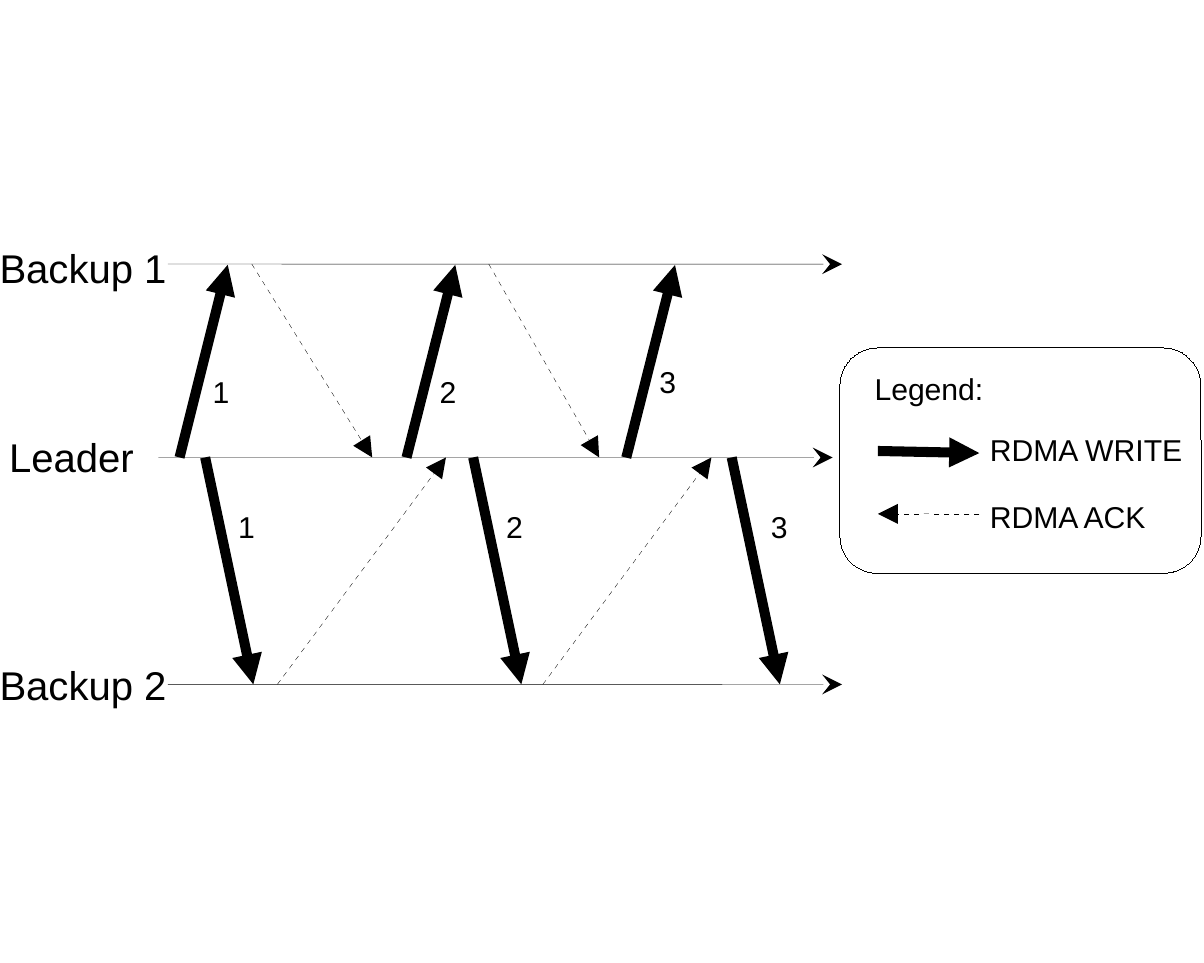
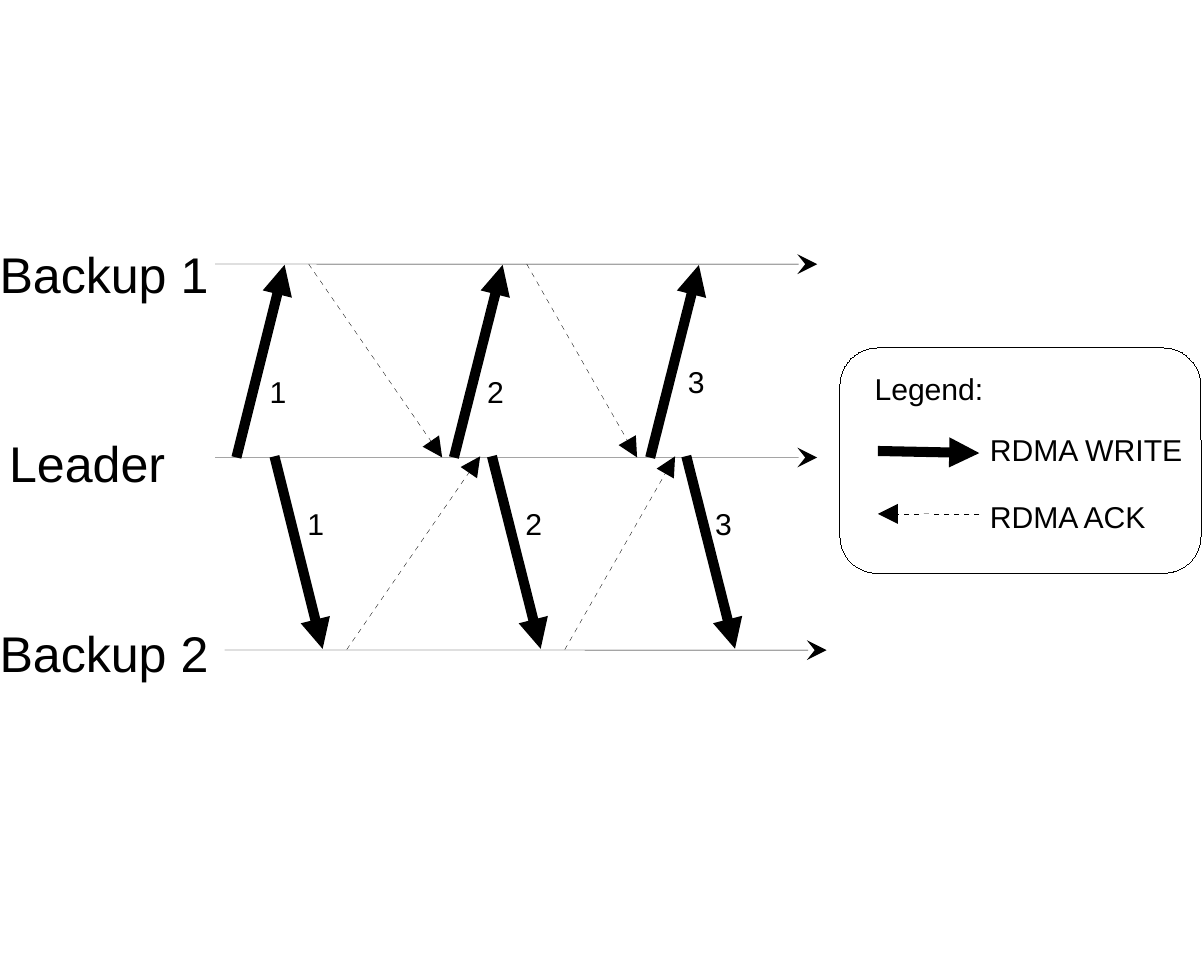
Before and after one commit to MichaelXSChen/RS-paper, a slide deck: slide 1 of figures/dare_algo.odp. Drawn at 1204x963 pixels with LibreOffice and Linux fonts; fonts in the diff are those of the drawing. Boxes give left, top, right and bottom in pixels: in the first picture for what was removed or moved away, otherwise in the second. Text is boxed around its words. In the diff, an @@ line names an element or a change of style, - is before the commit and + after.

```diff
--- a/figures/dare_algo.odp
+++ b/figures/dare_algo.odp
@@ arrow moved from (169, 265) - (843, 265) to (214, 265) - (816, 265) @@
@@ arrow moved from (181, 458) - (229, 265) to (236, 458) - (284, 265) @@
@@ arrow moved from (253, 265) - (373, 458) to (308, 265) - (443, 458) @@
@@ arrow moved from (407, 458) - (455, 265) to (455, 458) - (503, 265) @@
@@ arrow moved from (489, 265) - (600, 458) to (527, 265) - (638, 458) @@
@@ arrow moved from (626, 458) - (674, 265) to (650, 458) - (698, 265) @@
@@ text "3": place and size @@
-text "3" at (659, 372, 676, 394)
+text "3" at (688, 372, 705, 394)
@@ text "1": place and size @@
-text "1" at (213, 382, 230, 403)
+text "1" at (270, 382, 287, 403)
@@ text "2": place and size @@
-text "2" at (440, 382, 457, 403)
+text "2" at (487, 382, 504, 403)
@@ arrow moved from (159, 458) - (833, 458) to (214, 458) - (816, 458) @@
@@ arrow moved from (205, 458) - (253, 684) to (275, 458) - (323, 650) @@
@@ arrow moved from (277, 684) - (445, 458) to (347, 650) - (479, 458) @@
@@ arrow moved from (472, 458) - (520, 684) to (491, 455) - (542, 648) @@
@@ arrow moved from (542, 684) - (710, 458) to (566, 650) - (674, 458) @@
@@ arrow moved from (732, 458) - (780, 684) to (686, 455) - (734, 648) @@
@@ text "1": place and size @@
-text "1" at (238, 517, 255, 538)
+text "1" at (307, 514, 324, 535)
@@ text "2": place and size @@
-text "2" at (506, 517, 523, 538)
+text "2" at (525, 514, 542, 535)
@@ text "3": place and size @@
-text "3" at (771, 517, 788, 539)
+text "3" at (715, 514, 732, 536)
@@ size 12 to 15 pt in 3 elements at (9, 445, 165, 483), (0, 256, 209, 303), (0, 635, 209, 682) @@
@@ text "Backup 2": place and size @@
-text "Backup 2" at (0, 671, 166, 708)
+text "Backup 2" at (0, 635, 209, 682)
@@ arrow moved from (169, 684) - (843, 684) to (224, 650) - (826, 650) @@
```
Also in this commit, not shown: 1 other file.
